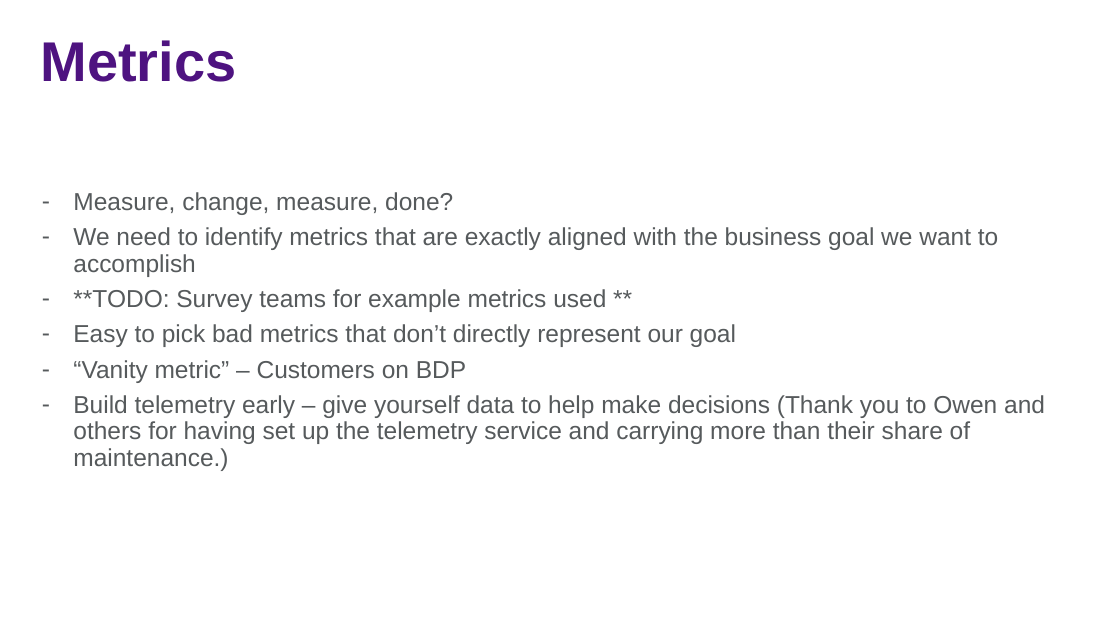
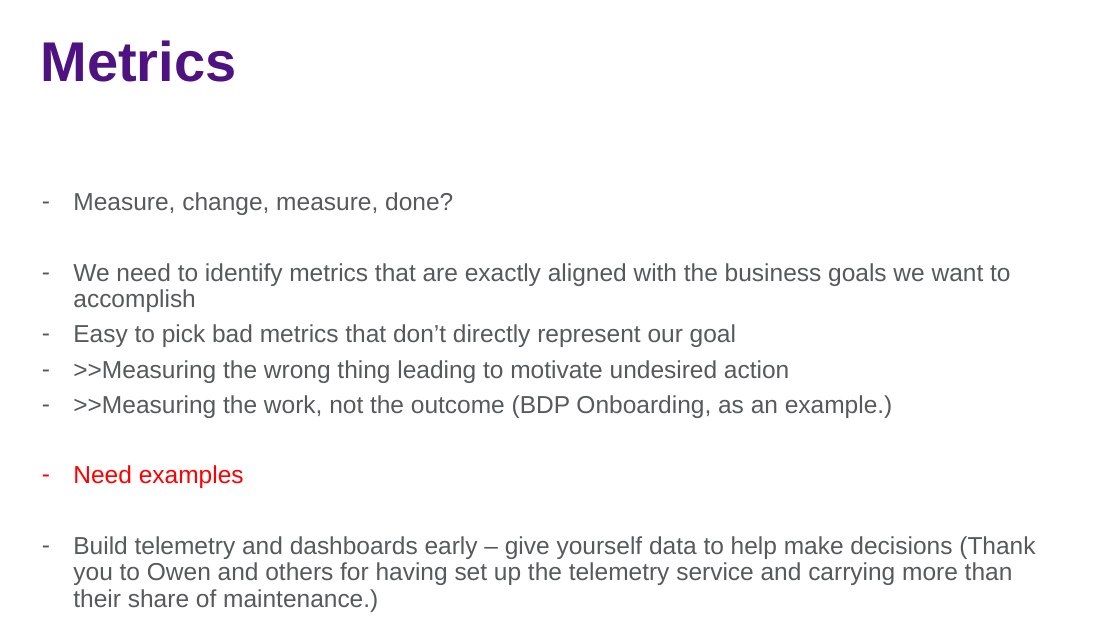
Before and after one commit to jasonjwood/presentations, a slide deck: slide 10 of InFusion2016 - Getting It Done - Jason Wood.pptx (slide 9 before the commit). Drawn at 1120x630 pixels with LibreOffice and Linux fonts; fonts in the diff are those of the drawing; background and template pictures are left out. Boxes give left, top, right and bottom in pixels: in the first picture for what was removed or moved away, otherwise in the second. Text is boxed around its words. In the diff, an @@ line names an element or a change of style, - is before the commit and + after.

```diff
--- a/InFusion2016 - Getting It Done - Jason Wood.pptx
+++ b/InFusion2016 - Getting It Done - Jason Wood.pptx
@@ text at [73,263,1010,312]: text changed @@
-– We need to identify metrics that are exactly aligned with the business goal we want to accomplish
-– **TODO: Survey teams for example metrics used **
+– We need to identify metrics that are exactly aligned with the business goals we want to accomplish
@@ text at [73,360,1035,585]: text changed @@
-– “Vanity metric” – Customers on BDP
-– Build telemetry early – give yourself data to help make decisions (Thank you to Owen and others for having set up the telemetry service and carrying more than their share of maintenance.)
+– >>Measuring the wrong thing leading to motivate undesired action
+– >>Measuring the work, not the outcome (BDP Onboarding, as an example.)
+– Need examples
+– Build telemetry and dashboards early – give yourself data to help make decisions (Thank you to Owen and others for having set up the telemetry service and carrying more than their share of maintenance.)
```
Also in this commit, not shown: 6 other slides changed, 3 slides added, 1 slide removed.
